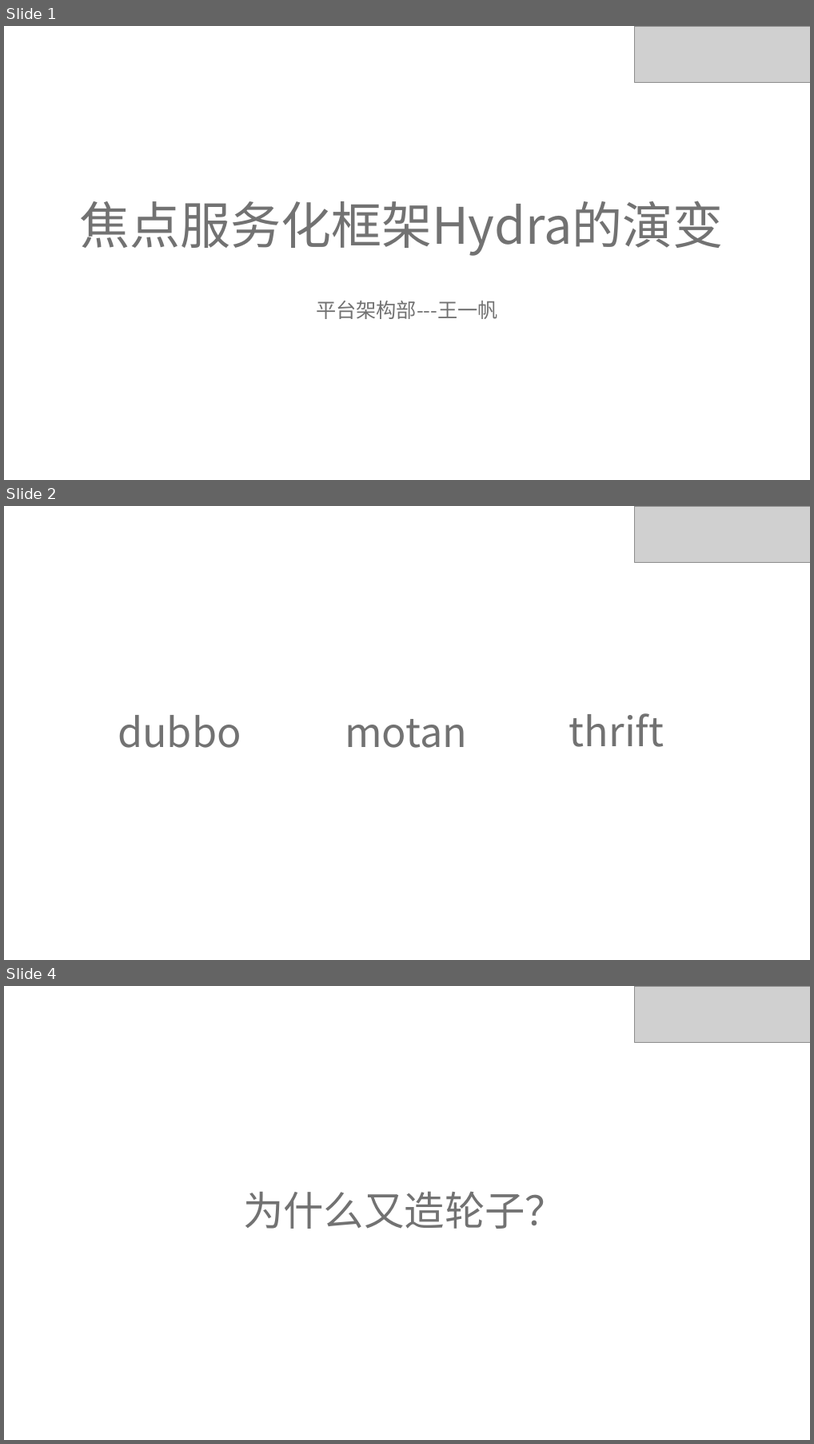
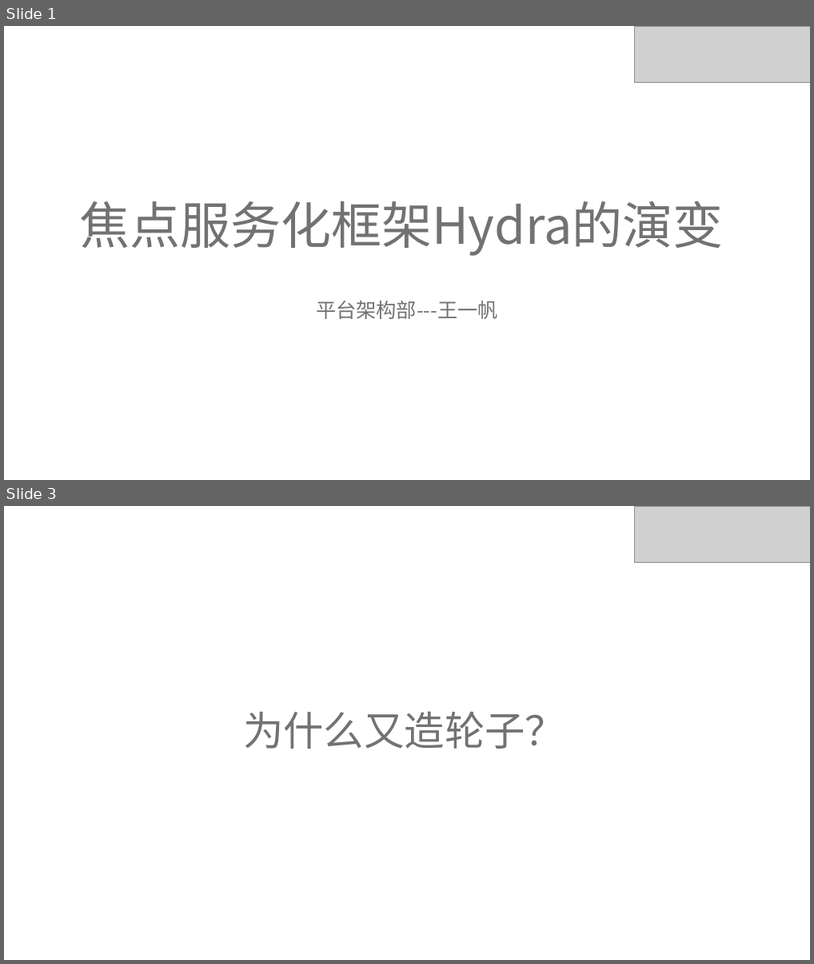
Before and after one commit to ivaneye/ivaneye.github.com, a slide deck: source/ppt/work/焦点服务化框架Hydra的演变-王一帆.pptx. Shown one above the other, each under a label of ours: slides 1, 2 and 4 before the commit, slides 1 and 3 after it; the slides between them are not shown. The pictures are 814x1444 and 814x964 pixels, drawn with LibreOffice and Linux fonts; fonts in the diff are those of the drawing; grey boxes stand for pictures. Boxes give left, top, right and bottom in pixels: in the first picture for what was removed or moved away, otherwise in the second. Text is boxed around its words. In the diff, an @@ line names an element or a change of style, - is before the commit and + after.

```diff
--- a/source/ppt/work/焦点服务化框架Hydra的演变-王一帆.pptx
+++ b/source/ppt/work/焦点服务化框架Hydra的演变-王一帆.pptx
@@ slide 2 removed at (4, 506, 810, 960), background #FFFFFF @@
@@ picture removed at (635, 506, 810, 562) @@
@@ text removed at (118, 715, 242, 748) @@
-dubbo
@@ text removed at (345, 719, 467, 748) @@
-motan
@@ text removed at (570, 713, 664, 747) @@
-thrift
@@ what was slide 4 is now slide 3 @@
```
Also in this commit, not shown: 1 slide changed.
